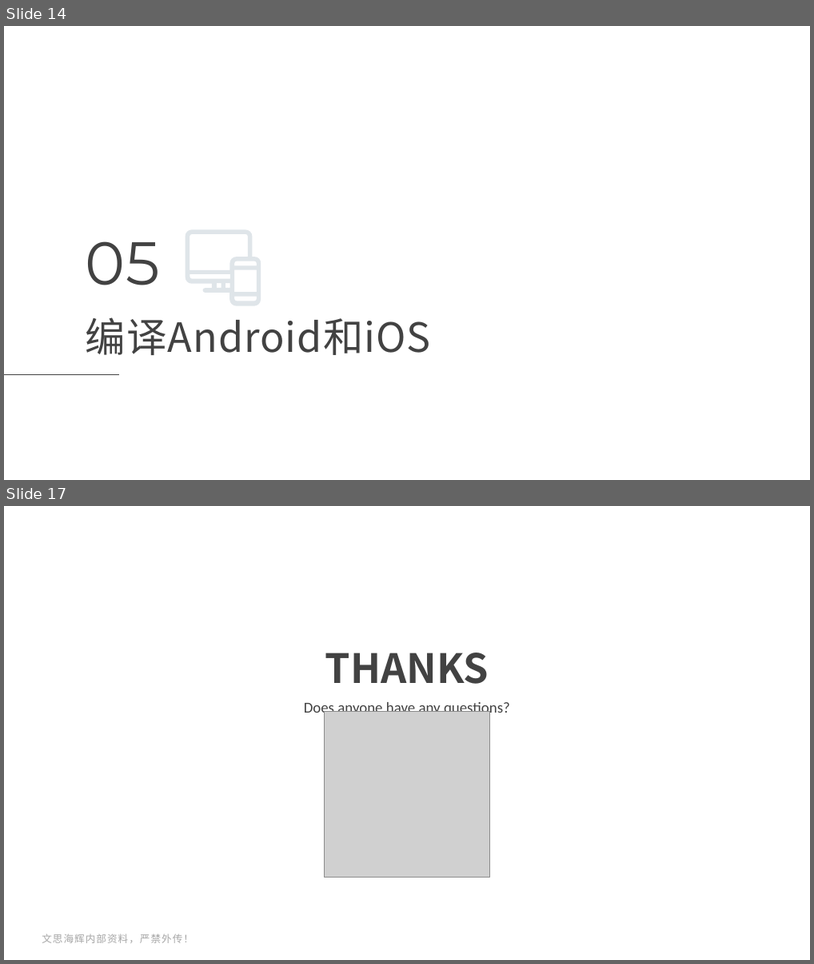
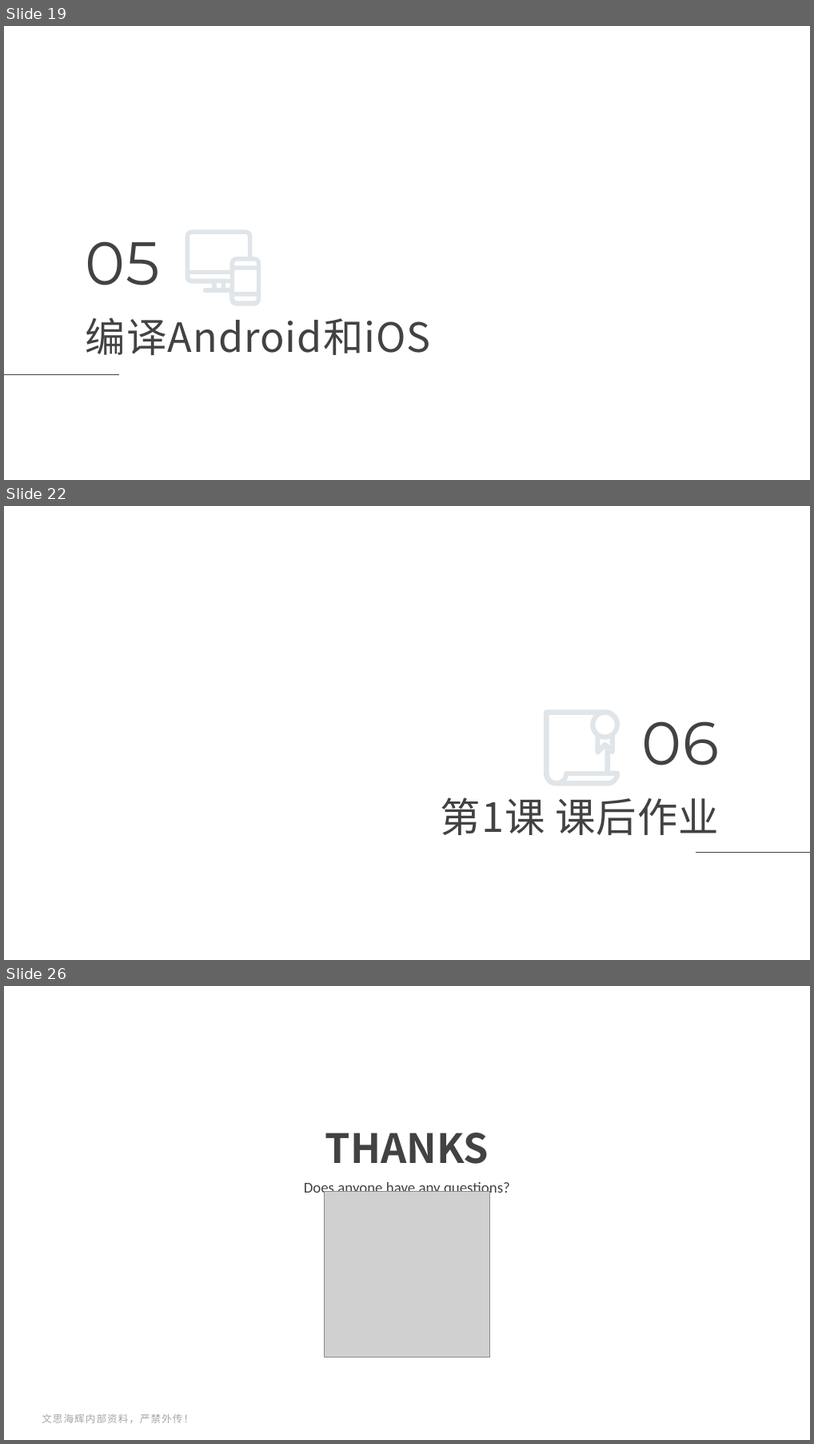
Before and after one commit to maosong-pactera/training-flutter, a slide deck: 移动端Flutter_第1课_如何开始工作？.pptx. Shown one above the other, each under a label of ours: slides 14 and 17 before the commit, slides 19, 22 and 26 after it; the slides between them are not shown. The pictures are 814x964 and 814x1444 pixels, drawn with LibreOffice and Linux fonts; fonts in the diff are those of the drawing; grey boxes stand for pictures; background and template pictures are left out. Boxes give left, top, right and bottom in pixels: in the first picture for what was removed or moved away, otherwise in the second. Text is boxed around its words. In the diff, an @@ line names an element or a change of style, - is before the commit and + after.

```diff
--- a/移动端Flutter_第1课_如何开始工作？.pptx
+++ b/移动端Flutter_第1课_如何开始工作？.pptx
@@ slide 22 added at (4,506,810,960), background picture (left out) @@
@@ freeform shape added at (544,710,623,786), fill #5F7D95 at 20% opacity @@
@@ text added at (642,721,719,765), 72 pt, text #424242 @@
+06
@@ title added at (441,797,719,835), 48 pt, text #424242 @@
+第1课 课后作业
@@ line added from (696, 852) to (810, 852), #424242 0.75 pt @@
@@ what was slide 14 is now slide 19 @@
@@ what was slide 17 is now slide 26 @@
```
Also in this commit, not shown: 7 slides changed, 10 other slides added, 2 slides removed.
